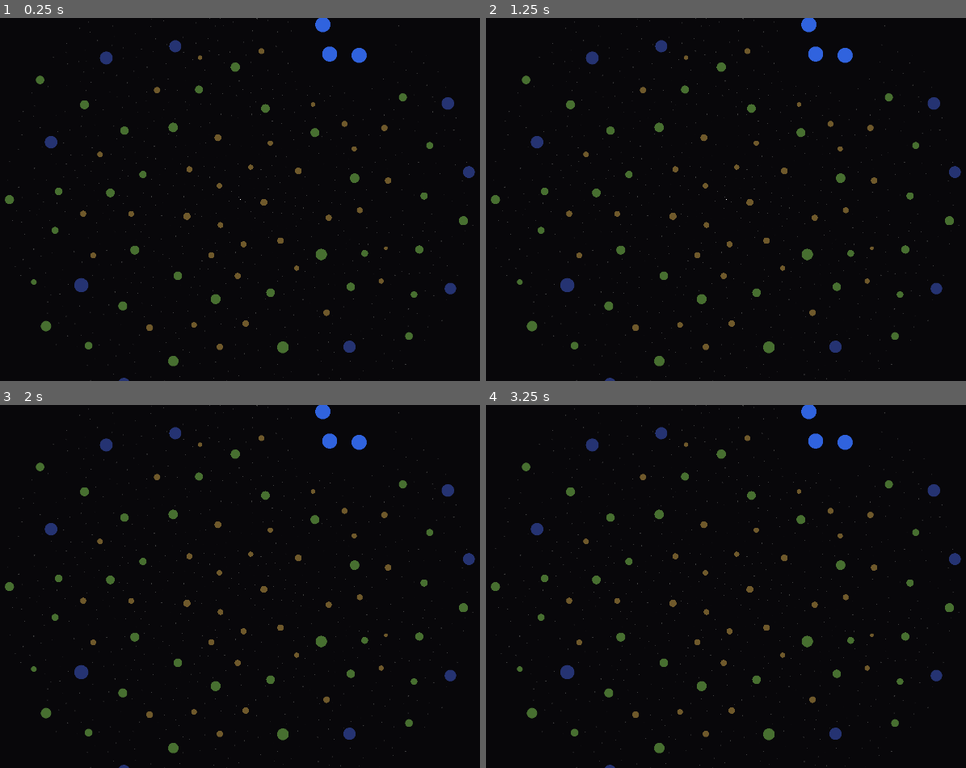
Above: before the commit, frames 1-4 (two rows, left to right).
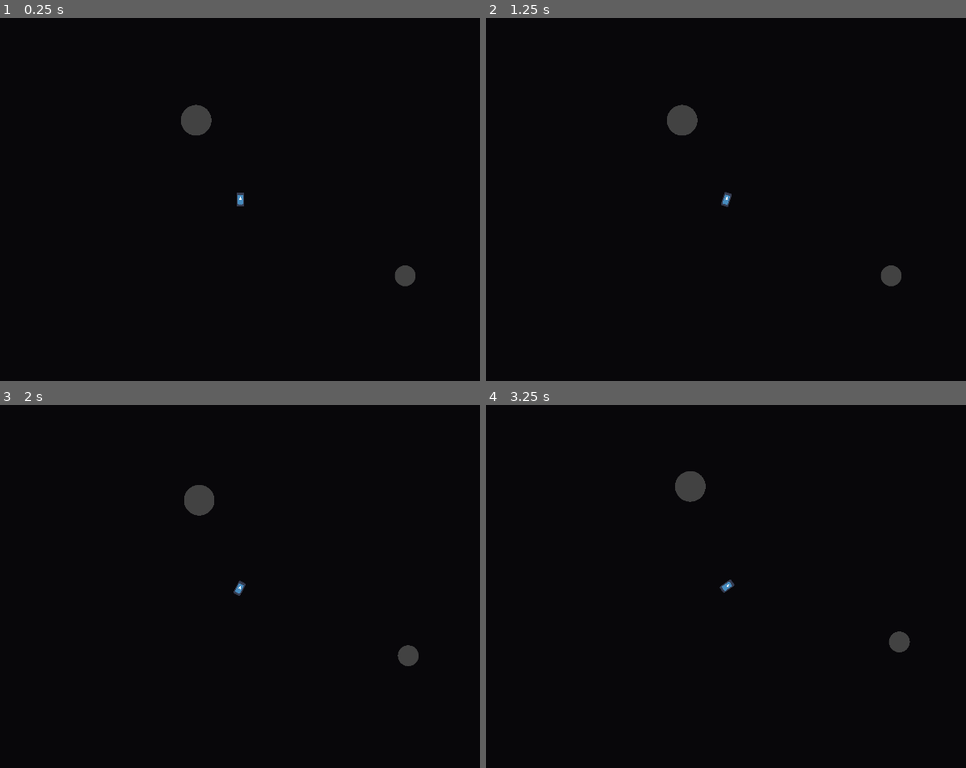
Above: after the commit, the same moments.

Repository: Erica-99/TinyWorld
Game: Godot game, scene res://scenes/star_map.tscn
Two runs of this game, one before a commit and one after it. Both use one fixed random seed, a clock stepped at 60 frames per second and the inputs below. The project has no main scene, so this scene is started directly. The engine's default icon, where the game draws it, is replaced by a stand-in: a white triangle on a blue panel in a dark square.
Inputs:
- Up to frame 1 (0.25 s): no input
- Up to frame 2 (1.25 s): tap Enter at 0.5 s; hold D (Right) from 0.53 s (still down); hold Shift (Fire Dampers) from 0.53 s (still down); tap Space (Landing Mode, bound only after the commit) at 0.8 s
- Up to frame 3 (2 s): tap Space (Landing Mode, bound only after the commit) at 1.25, 1.35 s; release D (Right) at 1.28 s; release Shift (Fire Dampers) at 1.28 s; hold S (Reverse) from 1.28 s (still down); tap Shift (Fire Dampers) at 1.55 s
- Up to frame 4 (3.25 s): release S (Reverse) at 2.03 s; hold D (Right) 2.03-2.78 s; hold Shift (Fire Dampers) 2.03-2.78 s; tap Space (Landing Mode, bound only after the commit) at 2.3, 2.85 s; hold W (Forward) from 2.78 s (still down); tap Shift (Fire Dampers) at 3.05 s

The runs differ from the first frame. In frame 1, 3.6% of the frame differs, in the area x 1-99%, y 0-100%; in frame 2, 3.6%; in frame 3, 3.6%; in frame 4, 3.6%.

Commit message:
Add landing mode state management

Diff:
--- a/project.godot
+++ b/project.godot
@@ -50,6 +50,11 @@
 "events": [Object(InputEventKey,"resource_local_to_scene":false,"resource_name":"","device":-1,"window_id":0,"alt_press …(195 unchanged characters)…
 ]
 }
+"Landing Mode"={
+"deadzone": 0.2,
+"events": [Object(InputEventKey,"resource_local_to_scene":false,"resource_name":"","device":-1,"window_id":0,"alt_pressed":false,"shift_pressed":false,"ctrl_pressed":false,"meta_pressed":false,"pressed":false,"keycode":0,"physical_keycode":32,"key_label":0,"unicode":32,"location":0,"echo":false,"script":null)
+]
+}
 
 [layer_names]
 
--- /dev/null
+++ b/scenes/landing_popup.tscn
@@ -0,0 +1,25 @@
+[gd_scene format=3 uid="uid://ulkc1ds2gxej"]
+
+[ext_resource type="Script" uid="uid://dgjot3l0d2i65" path="res://scripts/landing_popup.gd" id="1_b2kdb"]
+
+[node name="LandingPopup" type="Control" unique_id=1706348881]
+layout_mode = 3
+anchors_preset = 0
+script = ExtResource("1_b2kdb")
+
+[node name="Label" type="Label" parent="." unique_id=507413816]
+custom_minimum_size = Vector2(0, 54.145)
+layout_mode = 1
+anchors_preset = 7
+anchor_left = 0.5
+anchor_top = 1.0
+anchor_right = 0.5
+anchor_bottom = 1.0
+offset_left = -278.0
+offset_top = -45.0
+offset_right = 278.0
+grow_horizontal = 2
+grow_vertical = 0
+theme_override_font_sizes/font_size = 32
+text = "Press [Space] to enter landing mode"
+horizontal_alignment = 1
--- a/scenes/star_map.tscn
+++ b/scenes/star_map.tscn
@@ -4,6 +4,7 @@
 [ext_resource type="PackedScene" uid="uid://bu2kr8cklk7p1" path="res://scenes/planetBox.tscn" id="2_88ecf"]
 [ext_resource type="PackedScene" uid="uid://b6iv033nau3ee" path="res://scenes/ship.tscn" id="2_ewo0i"]
 [ext_resource type="PackedScene" uid="uid://byiovtsqqsneb" path="res://scenes/player_camera.tscn" id="3_ewo0i"]
+[ext_resource type="PackedScene" uid="uid://ulkc1ds2gxej" path="res://scenes/landing_popup.tscn" id="5_fevf7"]
 
 [sub_resource type="CircleShape2D" id="CircleShape2D_ewo0i"]
 
@@ -89,12 +90,12 @@
 collision_mask = 52
 collide_with_areas = true
 
-[node name="CanvasLayer" type="CanvasLayer" parent="." unique_id=341782228]
+[node name="Background" type="CanvasLayer" parent="." unique_id=341782228]
 layer = -1
 scale = Vector2(2.03, 2.03)
 transform = Transform2D(2.03, 0, 0, 2.03, 0, 0)
 
-[node name="ColorRect" type="ColorRect" parent="CanvasLayer" unique_id=1355169324]
+[node name="ColorRect" type="ColorRect" parent="Background" unique_id=1355169324]
 anchors_preset = 15
 anchor_right = 1.0
 anchor_bottom = 1.0
@@ -105,10 +106,35 @@
 [node name="Ship" parent="." unique_id=156394039 instance=ExtResource("2_ewo0i")]
 
 [node name="PlayerCamera" parent="." unique_id=989112755 node_paths=PackedStringArray("target_object") instance=ExtResource("3_ewo0i")]
-enabled = false
 zoom = Vector2(0.33, 0.33)
 target_object = NodePath("../Ship")
 tracking_speed = 10.0
 
 [node name="FarCam" type="Camera2D" parent="." unique_id=199873522]
+enabled = false
 zoom = Vector2(0.01, 0.01)
+
+[node name="UI" type="CanvasLayer" parent="." unique_id=1313728925]
+
+[node name="UI Control" type="Control" parent="UI" unique_id=881464479]
+layout_mode = 3
+anchors_preset = 15
+anchor_right = 1.0
+anchor_bottom = 1.0
+grow_horizontal = 2
+grow_vertical = 2
+
+[node name="LandingPopup" parent="UI/UI Control" unique_id=1706348881 instance=ExtResource("5_fevf7")]
+visible = false
+layout_mode = 1
+anchors_preset = 7
+anchor_left = 0.5
+anchor_top = 1.0
+anchor_right = 0.5
+anchor_bottom = 1.0
+grow_horizontal = 2
+grow_vertical = 0
+
+[connection signal="player_landing" from="Ship" to="UI/UI Control/LandingPopup" method="_on_ship_player_landing"]
+[connection signal="player_not_ready_to_land" from="Ship" to="UI/UI Control/LandingPopup" method="_on_ship_player_not_ready_to_land"]
+[connection signal="player_ready_to_land" from="Ship" to="UI/UI Control/LandingPopup" method="_on_ship_player_ready_to_land"]
--- /dev/null
+++ b/scripts/landing_popup.gd
@@ -0,0 +1,15 @@
+extends Control
+
+
+func _on_ship_player_ready_to_land() -> void:
+	$Label.text = "Press [Space] to enter landing mode"
+	visible = true
+
+
+func _on_ship_player_not_ready_to_land() -> void:
+	$Label.text = "Press [Space] to enter landing mode"
+	visible = false
+
+
+func _on_ship_player_landing() -> void:
+	$Label.text = "Press [Space] to cancel landing"
--- a/scripts/planet.gd
+++ b/scripts/planet.gd
@@ -11,9 +11,8 @@
 @export var minerals: int = 1
 @export var nanotech: int = 0
 
-
-
 var captured_objects: Array[RigidBody2D] = []
+var gravity_ignore_list: Array[RigidBody2D] = []
 
 # Called when the node enters the scene tree for the first time.
 func _ready() -> void:
@@ -33,19 +32,25 @@
 		var effectiveness = gravity_strength/((distance/100)**2) # Inverse square law
 		rb.apply_central_force(force_direction * effectiveness)
 
-		var target_angle = rb.global_position.angle_to_point(global_position)
-		var angle_diff = wrapf(target_angle - rb.rotation - PI/2, -PI, PI)
-		rb.apply_torque(angle_diff * 50 * effectiveness)
-
 
 func _on_body_entered(body: Node2D) -> void:
 	if body is RigidBody2D:
 		captured_objects.append(body as RigidBody2D)
+		body.call_deferred("add_near_planet", self)
 
 
 func _on_body_exited(body: Node2D) -> void:
 	if body in captured_objects:
 		captured_objects.erase(body)
+		body.call_deferred("remove_near_planet", self)
+		if body in gravity_ignore_list:
+			gravity_ignore_list.erase(body)
+
+
+# Cleanup incase planet is destroyed.
+func _exit_tree() -> void:
+	for body in captured_objects:
+		body.call_deferred("remove_near_planet", self)
 
 
 func setup_planet(set_biome: ENUMS.PlanetType, set_size: float) -> void:
@@ -65,3 +70,8 @@
 	health = settings.health
 
 	rotation = randf_range(0, 2*PI)
+
+
+func ignore_gravity_for_object(body: RigidBody2D):
+	if body in captured_objects:
+		gravity_ignore_list.append(body)
--- a/scripts/ship.gd
+++ b/scripts/ship.gd
@@ -1,9 +1,18 @@
 extends RigidBody2D
+
+signal player_ready_to_land
+signal player_not_ready_to_land
+signal player_landing
 
 @export var thrust: float = 1
 @export var turning_torque: float = 10
 @export var linear_damper_strength: float = 5
 @export var angular_damper_strength: float = 5
+@export var max_range_for_landing: int = 1000
+
+var nearby_planets: Array[Area2D] = []
+var ready_to_land: bool = false
+var landing_target: Area2D = null
 
 # Called when the node enters the scene tree for the first time.
 func _ready() -> void:
@@ -12,11 +21,24 @@
 
 # Called every frame. 'delta' is the elapsed time since the previous frame.
 func _process(delta: float) -> void:
-	pass
+	if nearby_planets.size() > 0:
+		var nearest_planet = get_nearest_planet()
+		if get_distance_to_planet_surface(nearest_planet) < max_range_for_landing:
+			ready_to_land = true
+			player_ready_to_land.emit()
+		else:
+			ready_to_land = false
+			player_not_ready_to_land.emit()
+	else:
+		ready_to_land = false
+		player_not_ready_to_land.emit()
 
 
 func _physics_process(delta: float) -> void:
-	process_movement_input(delta)
+	if landing_target != null:
+		landing_mode(landing_target)
+	else:
+		process_movement_input(delta)
 
 
 ## Processes input and moves the ship
@@ -33,10 +55,49 @@
 	apply_torque(rotation_torque)
 
 
+func landing_mode(target: Area2D) -> void:
+	var target_angle = global_position.angle_to_point(target.global_position)
+	var angle_diff = wrapf(target_angle - rotation - PI/2, -PI, PI)
+	apply_torque(angle_diff * 5000)
+
+
+
+
 func _unhandled_input(event):
 	if event.is_action_pressed("Fire Dampers"):
 		linear_damp = linear_damper_strength
 		angular_damp = angular_damper_strength
-	elif event.is_action_released("Fire Dampers"):
+
+	if event.is_action_released("Fire Dampers"):
 		linear_damp = 0
 		angular_damp = 2
+
+	if event.is_action_pressed("Landing Mode"):
+		if ready_to_land == true and landing_target == null:
+			landing_target = get_nearest_planet()
+		elif ready_to_land == true and landing_target != null:
+			player_landing.emit()
+
+
+func add_near_planet(planet: Area2D) -> void:
+	nearby_planets.append(planet)
+
+func remove_near_planet(planet: Area2D) -> void:
+	if planet in nearby_planets:
+		nearby_planets.erase(planet)
+	if landing_target == planet:
+		landing_target = null
+
+func get_nearest_planet() -> Area2D:
+	var min_dist = INF
+	var target: Area2D
+	for planet in nearby_planets:
+		var dist = get_distance_to_planet_surface(planet)
+		if dist < min_dist:
+			min_dist = dist
+			target = planet
+	return target
+
+
+func get_distance_to_planet_surface(planet: Area2D) -> float:
+	return (global_position - planet.global_position).length() - (planet.scale.x*5)
Not shown, added: scripts/landing_popup.gd.uid
